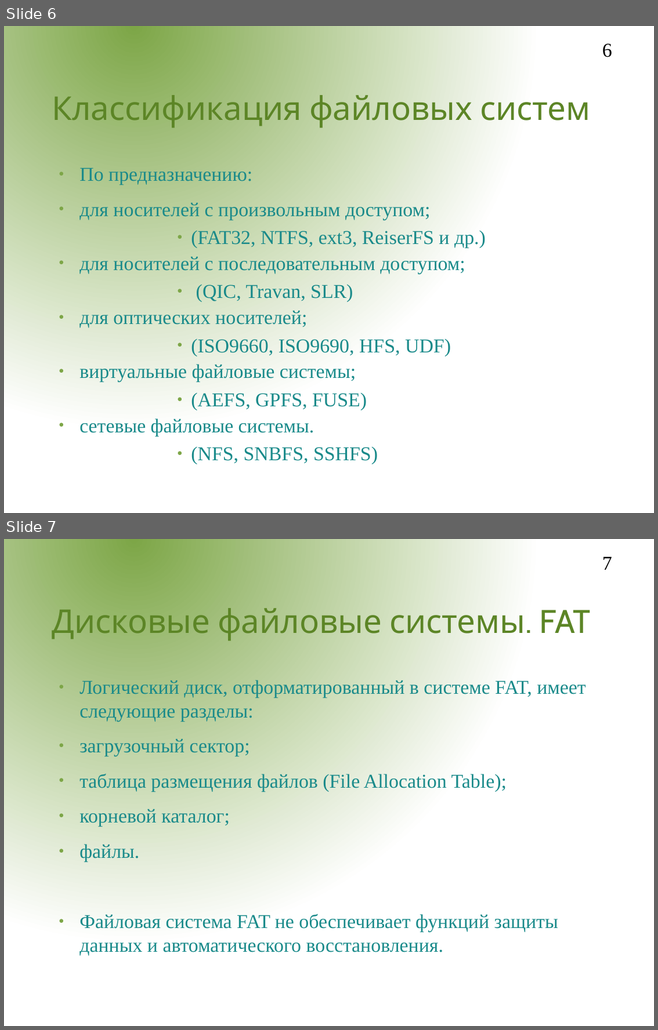
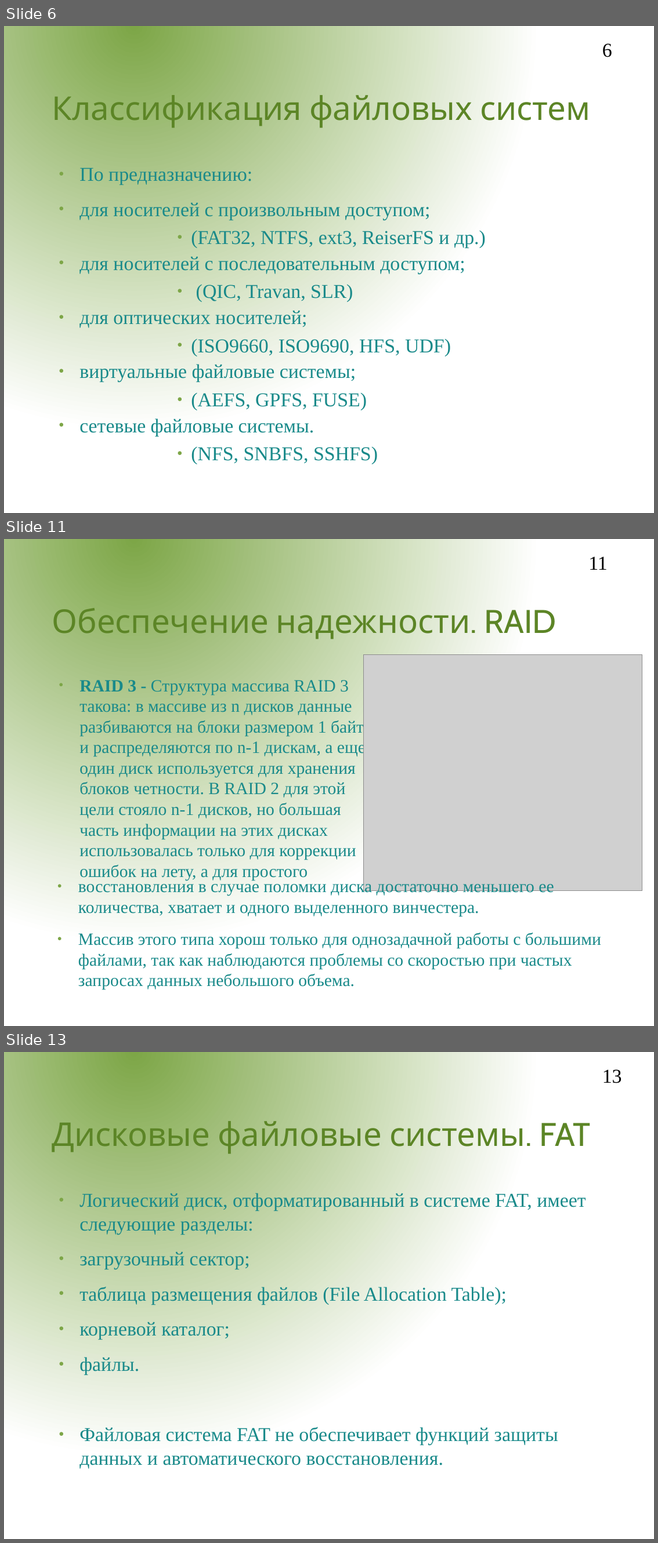
Before and after one commit to aeremenok/a-team-777, a slide deck: 9/st/presentations/file_sybsystem/fs.odp. Shown one above the other, each under a label of ours: slides 6 and 7 before the commit, slides 6, 11 and 13 after it; the slides between them are not shown. The pictures are 658x1030 and 658x1543 pixels, drawn with LibreOffice and Linux fonts; fonts in the diff are those of the drawing; grey boxes stand for pictures; background and template pictures are left out. Boxes give left, top, right and bottom in pixels: in the first picture for what was removed or moved away, otherwise in the second. Text is boxed around its words. In the diff, an @@ line names an element or a change of style, - is before the commit and + after.

Commit message:
СТ-П добавлены слайды по RAID

```diff
--- a/9/st/presentations/file_sybsystem/fs.odp
+++ b/9/st/presentations/file_sybsystem/fs.odp
@@ slide 11 added at (x1=4, y1=539, x2=654, y2=1026), background gradient #7DA647 to #FFFFFF @@
@@ page number added at (x1=588, y1=556, x2=607, y2=570), 24 pt, text #000000 @@
+11
@@ title added at (x1=52, y1=602, x2=556, y2=642), 40 pt, text #5C8526 @@
+Обеспечение надежности. RAID
@@ picture added at (x1=364, y1=655, x2=642, y2=891) @@
@@ text added at (x1=79, y1=680, x2=365, y2=881), 21 pt, text #198A8A @@
+● RAID 3 - Структура массива RAID 3 такова: в массиве из n дисков данные разбиваются на блоки размером 1 байт и распределяются по n-1 дискам, а еще один диск используется для хранения блоков четности. В RAID 2 для этой цели стояло n-1 дисков, но большая часть информации на этих дисках использовалась только для коррекции ошибок на лету, а для простого
@@ text added at (x1=78, y1=879, x2=601, y2=990), 21 pt, text #198A8A @@
+● восстановления в случае поломки диска достаточно меньшего ее количества, хватает и одного выделенного винчестера.
+● Массив этого типа хорош только для однозадачной работы с большими файлами, так как наблюдаются проблемы со скоростью при частых запросах данных небольшого объема.
@@ what was slide 7 is now slide 13 @@
@@ page number at (x1=602, y1=1069, x2=622, y2=1083): text changed @@
-7
+13
```
Also in this commit, not shown: 1 slide changed, 5 other slides added.
